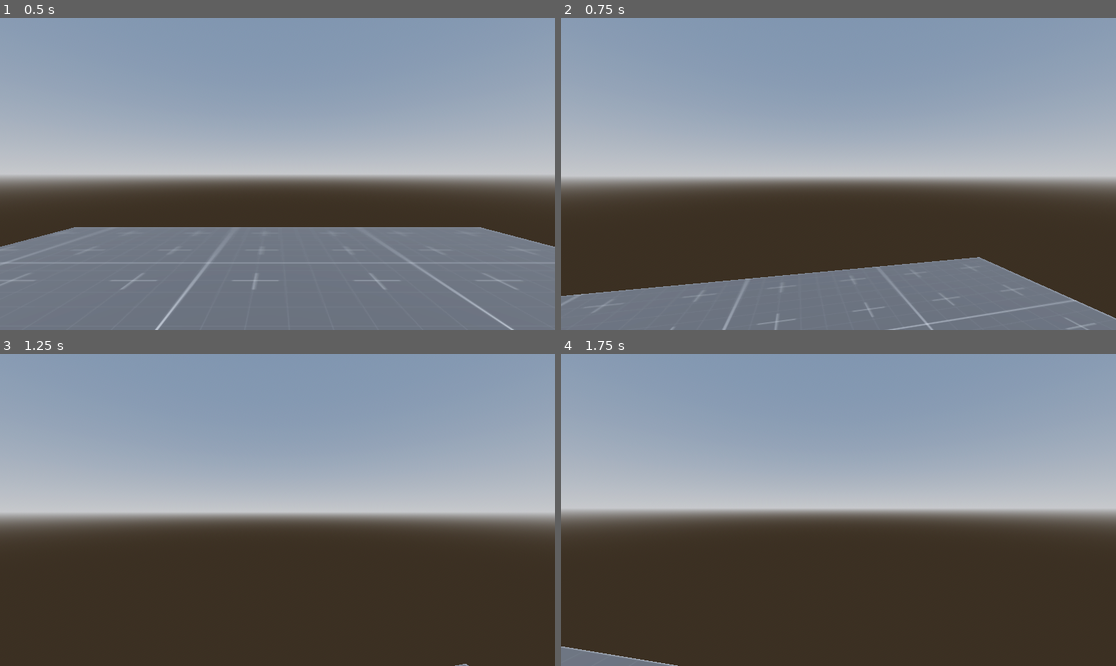
Above: before the commit, frames 1-4 (two rows, left to right).
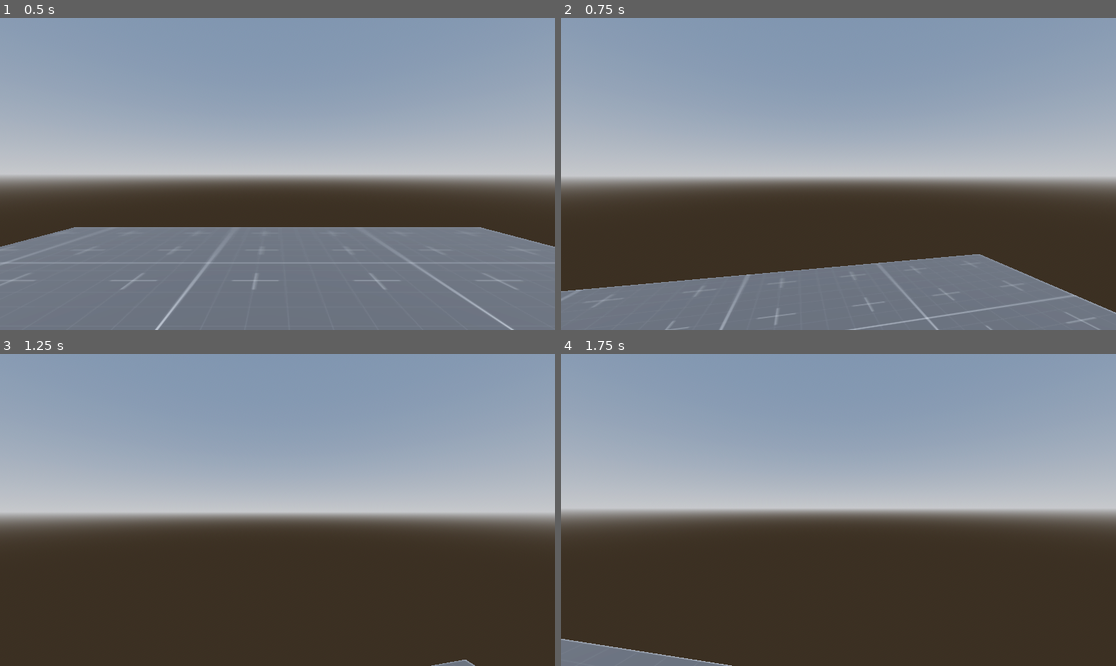
Above: after the commit, the same moments.

Repository: mdnrealdeal/magnetgame
Game: Godot game, scene res://Levels/TestLevel.tscn
The game is run twice, just before and just after one commit, with the same random seed, the same clock (stepped at 60 frames per second) and the same inputs.
Inputs (mouse positions are in pixels of both pictures, inside the frame that each line leads up to):
- Up to frame 1 (0.5 s): no input
- Up to frame 2 (0.75 s): tap Enter (ui_accept) at 0.5, 0.6 s; move the mouse to (866, 174) at 0.52 s; hold W (move_forward) from 0.53 s (still down)
- Up to frame 3 (1.25 s): keep holding W (move_forward); tap Enter (ui_accept) at 0.77, 1.07 s
- Up to frame 4 (1.75 s): keep holding W (move_forward); move the mouse to (810, 510) at 1.27 s; click (810, 510) at 1.35 s; tap Enter (ui_accept) at 1.52, 1.55 s

Frame 1 is identical in both runs. In frame 2, 2.1% of the frame differs, in the area x 0-100%, y 75-100%; in frame 3, less than 0.1%; in frame 4, 0.8%.

Commit message:
uhhh style guide adjustments

Diff:
--- a/Scripts/PlayerController.gd
+++ b/Scripts/PlayerController.gd
@@ -1,11 +1,10 @@
 extends CharacterBody3D
 
-# Internal variables for use inside PlayerController.
-var gravity: float = ProjectSettings.get_setting("physics/3d/default_gravity")
-var able_to_double_jump: bool = true
+# States enumerator.
+enum PlayerStates {WALKING, SPRINTING, CROUCHING,}
 
 # Exported variables to change PlayerController attributes.
-@export var mouse_sensitivity: float = 1
+@export var mouse_sensitivity: float = 1.0
 @export var base_speed: float = 5.0
 @export var air_strafe_speed: float = 0.5
 @export var sprint_speed: float = 8.0
@@ -13,43 +12,40 @@
 @export var double_jump_multiplier: float = 1.1
 @export var accel: float = 10.0
 
+# Internal properties for use inside PlayerController.
+var gravity: float = ProjectSettings.get_setting("physics/3d/default_gravity")
+var able_to_double_jump := true
+var current_state: int = PlayerStates.WALKING :
+	set(new_state):
+		current_state = new_state
+	get:
+		return current_state
+
 # Dictionary of references to nodes in the Editor.
 @onready var nodeRefs: Dictionary = {
 	"head_path": $Head,
-	"camera_path": $Head/Smoothing/Camera3D
+	"camera_path": $Head/Smoothing/Camera3D,
 }
 
 
 func _ready():
 	pass
 
+
 func _physics_process(delta):
 	# Add the gravity.
 	if not is_on_floor():
 		velocity.y -= gravity * delta
+	move_player_controller(delta)
+	jump_handler()
+	_debug_functions()
 
-	jump_handler()
-	move_player_controller(delta)
-
-	"""
-	Debug code pls remove when finished joaquin
-	(I am literally writing everything)
-	((this will not be removed because this is actually really useful for diagnosing Vector2 problems))
-	aidan dont mind im just rambling to myself
-	"""
-	# start
-	if Input.is_action_just_pressed("ui_left"):
-		nodeRefs["head_path"].rotation_degrees.y += 90
-	elif Input.is_action_just_pressed("ui_right"):
-		nodeRefs["head_path"].rotation_degrees.y -= 90
-	elif Input.is_action_just_pressed("ui_down"):
-		nodeRefs["head_path"].rotation_degrees.y = 0
-	# end
 
 # Should handle all input events (currently handles mouse movement pls fix)
 func _input(event):
 	if event is InputEventMouseMotion:
 		mouselook_player_controller(event)
+
 
 # Moves PlayerController with the input directions, calculates the head direction based off of it,
 # and then manipulates velocity by interpolating between the head_direction, base_speed, and accel variables.
@@ -68,16 +64,28 @@
 	move_and_slide()
 	pass
 
+
 # We move head_path instead of camera, so camera can have it's own individual rotations and animations.
 func mouselook_player_controller(event: InputEventMouseMotion) -> void:
 	nodeRefs["head_path"].rotation_degrees.x += (-event.relative.y * mouse_sensitivity)
 	nodeRefs["head_path"].rotation_degrees.y += (-event.relative.x * mouse_sensitivity)
 
-#Handles double jump by checking mid air if Player can double jump.
+
+# Handles double jump by checking mid air if Player can double jump.
 func jump_handler()-> void:
 	if Input.is_action_just_pressed("ui_accept") and is_on_floor():
 		velocity.y = jump_velocity
 		able_to_double_jump = true
-	if able_to_double_jump and Input.is_action_just_pressed("ui_accept") and !is_on_floor():
+	if able_to_double_jump and Input.is_action_just_pressed("ui_accept") and not is_on_floor():
 		velocity.y = jump_velocity * double_jump_multiplier
 		able_to_double_jump = false
+
+
+# Debug Functions to Reset Viewing Angle | TODO: REMOVE THIS WHEN DONE!!!!
+func _debug_functions()-> void:
+	if Input.is_action_just_pressed("ui_left"):
+		nodeRefs["head_path"].rotation_degrees.y += 90
+	elif Input.is_action_just_pressed("ui_right"):
+		nodeRefs["head_path"].rotation_degrees.y -= 90
+	elif Input.is_action_just_pressed("ui_down"):
+		nodeRefs["head_path"].rotation_degrees.y = 0
--- a/Scripts/SceneScript.gd
+++ b/Scripts/SceneScript.gd
@@ -4,15 +4,10 @@
 # Called when the node enters the scene tree for the first time.
 func _ready():
 	Input.set_mouse_mode(Input.MOUSE_MODE_CAPTURED)
-	pass # Replace with function body.
 
-
-# Called every frame. 'delta' is the elapsed time since the previous frame.
-func _process(_delta):
-	pass
 
 func _input(_event):
 	if Input.is_action_just_pressed("mousecapture_exit"):
-		Input.set_mouse_mode(Input.MOUSE_MODE_VISIBLE)
+		get_tree().quit()
 	elif Input.is_action_just_pressed("mousecapture_enter"):
 		Input.set_mouse_mode(Input.MOUSE_MODE_CAPTURED)
